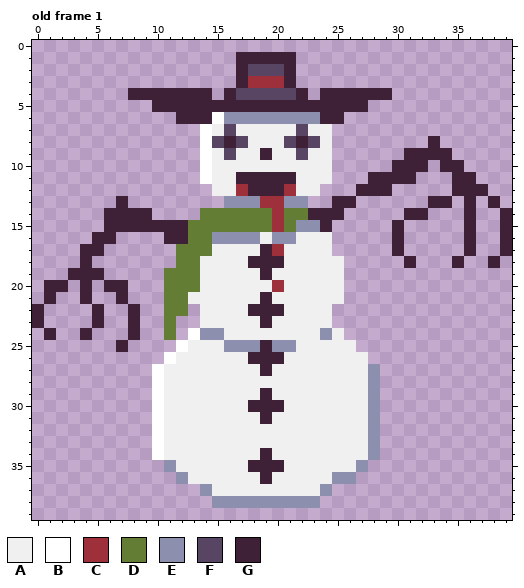
Two versions of one pixel-art file, phaser/concepts/enemy-snowman.aseprite. That is the earlier state.
40x40 pixels, 1 frame. Shown: old frame 1.
Palette (. is transparent): A #f0f0f0  B #ffffff  C #9d303b  D #647d34  E #8c8fae  F #584563  G #3e2137
Pixels before, old frame 1, first column x 0:
 1 .................GGGGG..................
 2 .................GFFFG..................
 3 .................GCCCG..................
 4 ........GGGGGGG.GFFFFFG.GGGGGG..........
 5 ..........GGGGGGGGGGGGGGGGGG............
 6 ............GGGBEEEEEEEEGG..............
 7 ..............BAFAAAAAFAA...............
 8 ..............BFGFAAAFGFA........G......
 9 ..............BAFAAGAAFAA......GGGG.....
10 ..............BAAAAAAAAAA.....GGG.GG....
11 ..............BAAGGGGGAAA...GGGG...GG...
12 ...............AACGGGCAA...GGG.....GGG..
13 .......G........EEECCEE..GG......GG.G.G.
14 ......GGGG....DDDDDDCDDGGG.....GG...G..G
15 ......GGGGGGGDDDDDDDCDEEG.....G.....G..G
16 .....GG....GGDDEEEEAEEAAA.....G.....G..G
17 ....GG......DDDAAAAGCAAAA.....G.....G..G
18 ....G.......DDAAAAGGGAAAAA.....G...G..G.
19 ...GGG.....DDDAAAAAGAAAAAA..............
20 .GG.G.GG...DDDAAAAAACAAAAA..............
21 .G..G..G...DDAAAAAAGAAAAAA..............
22 G....G..G..DD.AAAAGGGAAAA...............
23 G....G..G..D..AAAAAGAAAAA...............
24 .G..G...G..D.BEEAAAAAAAAEA..............
25 .......G....BAAAEEEGEEAAAAA.............
26 ...........BAAAAAAGGGAAAAAAA............
27 ..........BAAAAAAAAGAAAAAAAAE...........
28 ..........BAAAAAAAAAAAAAAAAAE...........
29 ..........BAAAAAAAAGAAAAAAAAE...........
30 ..........BAAAAAAAGGGAAAAAAAE...........
31 ..........BAAAAAAAAGAAAAAAAAE...........
32 ..........BAAAAAAAAAAAAAAAAAE...........
33 ..........BAAAAAAAAAAAAAAAAAE...........
34 ..........BAAAAAAAAGAAAAAAAAE...........
35 ...........EAAAAAAGGGAAAAAAE............
36 ............EAAAAAAGAAAAAEE.............
37 ..............EAAAAAAAAAE...............
38 ...............EEEEEEEEE................
Once edited:
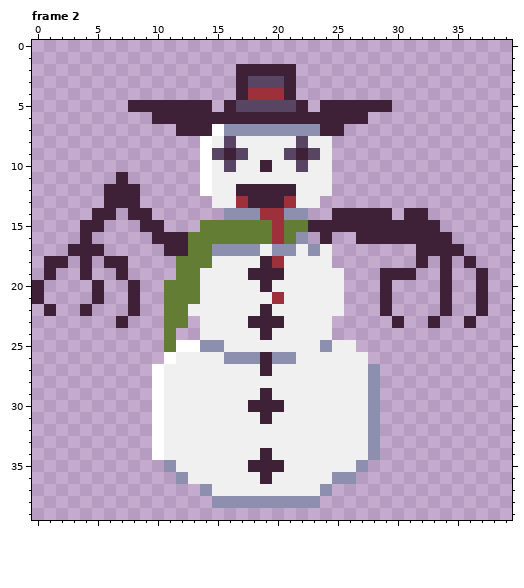
A new or re-ordered frame is compared with the old frame closest to it.
Diff:
frames 1 -> 2
Changed rows in their new state; - is an unchanged pixel.
Frame 2 is new; against old frame 1:
first column x 0:
 1 -----------------.....------------------
 2 ------------------GGG-------------------
 3 ------------------FFF-------------------
 4 --------.......-.GCCCG.-......----------
 5 --------GG-----.-FFFFF-.----GG----------
 6 ----------GG---GGGGGGGGG--GG------------
 7 ------------GGGBEEEEEEEEGG--------------
 8 ---------------AFA---AFA---------.------
 9 ---------------FGF-A-FGF-------....-----
10 ----------------F--G--F-------...-..----
11 -------G---------AAAAA------....---..---
12 ------GGG-----B--G---G--A--...-----...--
13 ------G-G------AACGGGCAA-..------..-.-.-
14 -----G-.------..EEEC-EE..-GGGG------.--.
15 ----GG...--...--------DG-GGGGG-GGG--.--.
16 ----G..---G----DDDDDCDE.G--GGG-GGGG-.--.
17 ---G-------GG--EEEEAEE-E------.-GGGG.--.
18 -GG---GG------D---A-C----.-----.G-G.G-.-
19 -G-.-.-G---.------G-G--------GGG--G--G--
20 G..-.G..G----------GA--------G----G--G--
21 G.--.G-.G----D-----AC--------G----G--G--
22 .G--G.-------A----A-A----A---G----G--G--
23 .----.-G.---D-----G-G---------G--G--G---
24 -.--.---.----.AA---G----A.--------------
25 -------.---D-BEEAAAAAA--E---------------
26 ----------------EEE-EE------------------
